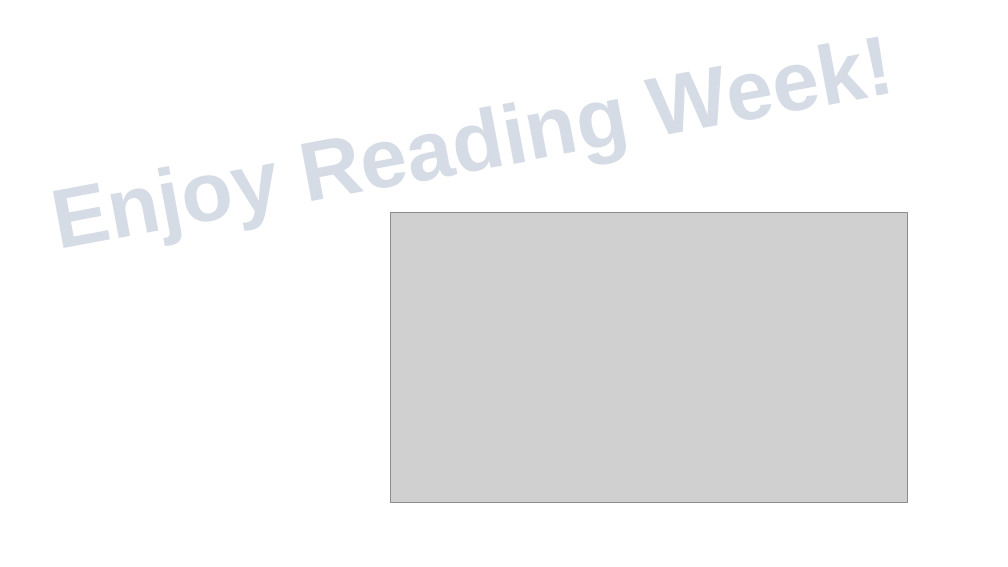
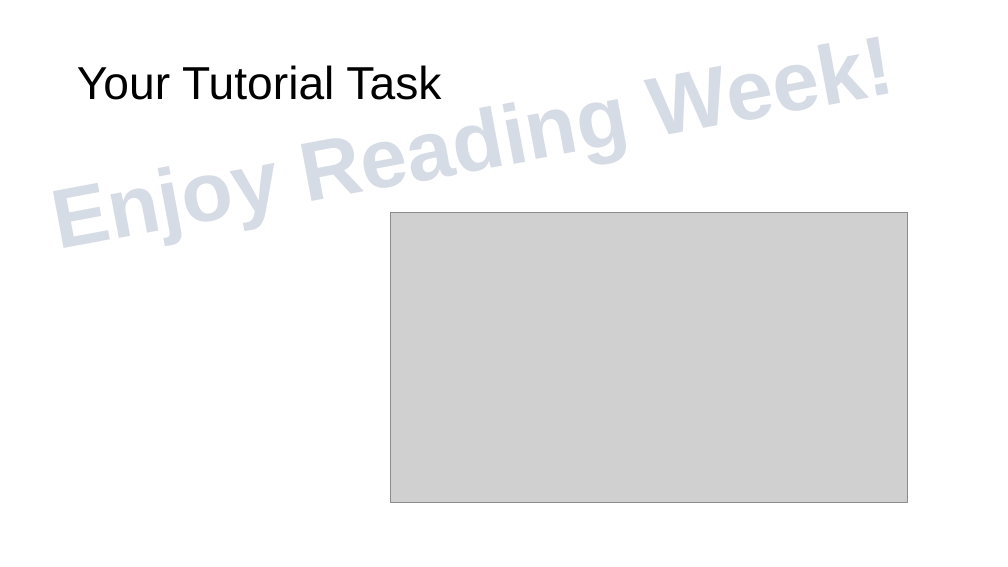
Before and after one commit to ethancjackson/CS2212B-2017, a slide deck: slide 29 of docs/resources/Authentication Tutorial.pptx (slide 30 before the commit). Drawn at 1008x567 pixels with LibreOffice and Linux fonts; fonts in the diff are those of the drawing; grey boxes stand for pictures. Boxes give left, top, right and bottom in pixels: in the first picture for what was removed or moved away, otherwise in the second. Text is boxed around its words. In the diff, an @@ line names an element or a change of style, - is before the commit and + after.

```diff
--- a/docs/resources/Authentication Tutorial.pptx
+++ b/docs/resources/Authentication Tutorial.pptx
@@ title added at bbox=[77, 65, 441, 100], 44 pt, text #000000 @@
+Your Tutorial Task
```
Also in this commit, not shown: 1 slide removed, 1 other file.
